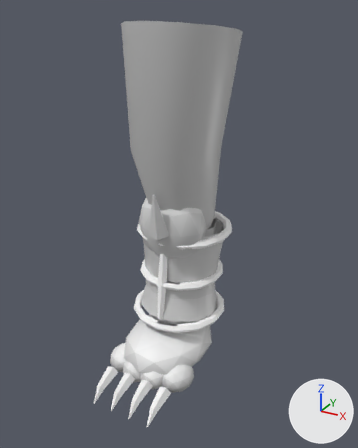
The glTF model public/assets/models/kit_aba_legf.glb, before and after one commit.
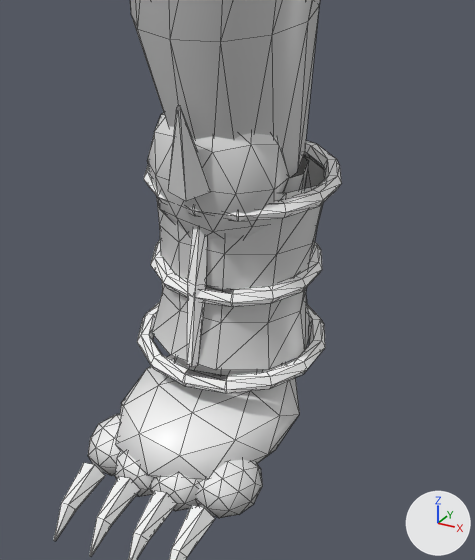
Old and new are each drawn whole from a 50 mm lens placed at (0.74, -1.368, 0.157), pointed at (0.041, -0.097, -0.478) and again close up on the part from 19% to 83% of the width and 32% to 92% of the height. The lights are fixed; the arrows at lower right show +X, +Y and +Z. The older version's two pictures come first. The close-ups show mesh edges as thin lines. Vertices at exactly the same position are counted once.

Names of what the first close-up shows: 'armor', 'fur', 'horn', 'trim'.
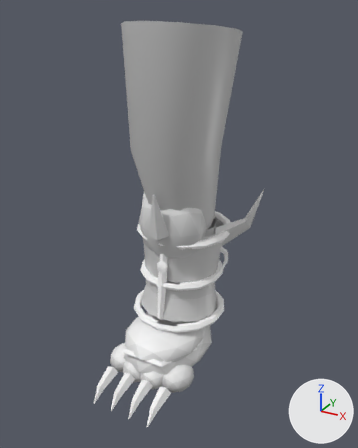
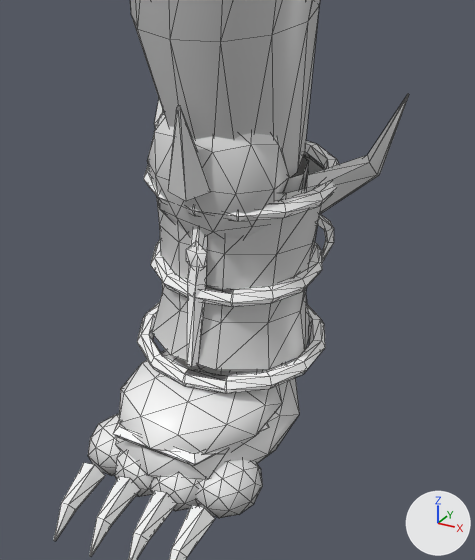
Diff of the bpy script that builds the scene:
```diff
--- a/public/assets/models/kit_aba_legf.glb.py
+++ b/public/assets/models/kit_aba_legf.glb.py
@@ me_limb_002 @@
 # used by ob_armor; location = (0.0, 0.0, 0.0)
-me_limb_002.from_pydata(...)  # 94 vertices, 165 faces; spans x -0.15..0.15, y -0.183..0.16, z -0.849..-0.359
+me_limb_002.from_pydata(...)  # 168 vertices, 295 faces; spans x -0.231..0.231, y -0.286..0.16, z -0.95..-0.359
+# me_limb_002 part 1: a new loose piece, an icosphere of 80 faces spanning x -0.13..0.13, y -0.286..0.026, z -0.95..-0.84, in mat_toon
+# me_limb_002 part 2: a new loose piece of 16 vertices spanning x -0.231..-0.106, y -0.003..0.156, z -0.603..-0.405, in mat_toon
+# me_limb_002 part 3: a new loose piece of 16 vertices spanning x 0.109..0.231, y -0.001..0.155, z -0.605..-0.405, in mat_toon
 me_limb_002.materials.append(mat_toon)
@@ me_limb_004 @@
 # used by ob_trim; location = (0.0, 0.0, 0.0)
-me_limb_004.from_pydata(...)  # 304 vertices, 565 faces; spans x -0.162..0.162, y -0.187..0.183, z -0.844..-0.527
+me_limb_004.from_pydata(...)  # 375 vertices, 685 faces; spans x -0.162..0.162, y -0.279..0.183, z -0.916..-0.527
+# me_limb_004 part 4: a new loose piece, an icosphere of 20 faces spanning x -0.02..0.02, y -0.145..-0.127, z -0.655..-0.598, in mat_toon
+# me_limb_004 part 5: a new loose piece of 21 vertices spanning x 0.114..0.14, y -0.019..0.107, z -0.711..-0.562, in mat_toon
+# me_limb_004 part 6: a new loose piece of 17 vertices spanning x -0.131..0.131, y -0.279..-0.128, z -0.916..-0.889, in mat_toon
+# other edits to the shape of me_limb_004 do not show in these pictures
 me_limb_004.materials.append(mat_toon)
```

Location of each change, (x1, y1, x2, y2) in pixels of the close-ups (475 x 560 px):
'armor', reshaped (63% wider, 37% taller): before (147, 106, 325, 370); after (119, 94, 409, 455)
'trim', reshaped (10% wider, 28% taller): before (137, 141, 342, 393); after (113, 141, 339, 465)
part 1 of me_limb_002, added: after (119, 350, 282, 455)
part 2 of me_limb_002, added (mostly hidden): after (154, 99, 164, 128)
part 3 of me_limb_002, added: after (307, 94, 409, 214)
part 4 of me_limb_004, added: after (186, 242, 207, 270)
part 5 of me_limb_004, added: after (317, 214, 334, 262)
part 6 of me_limb_004, added: after (113, 420, 269, 465)
